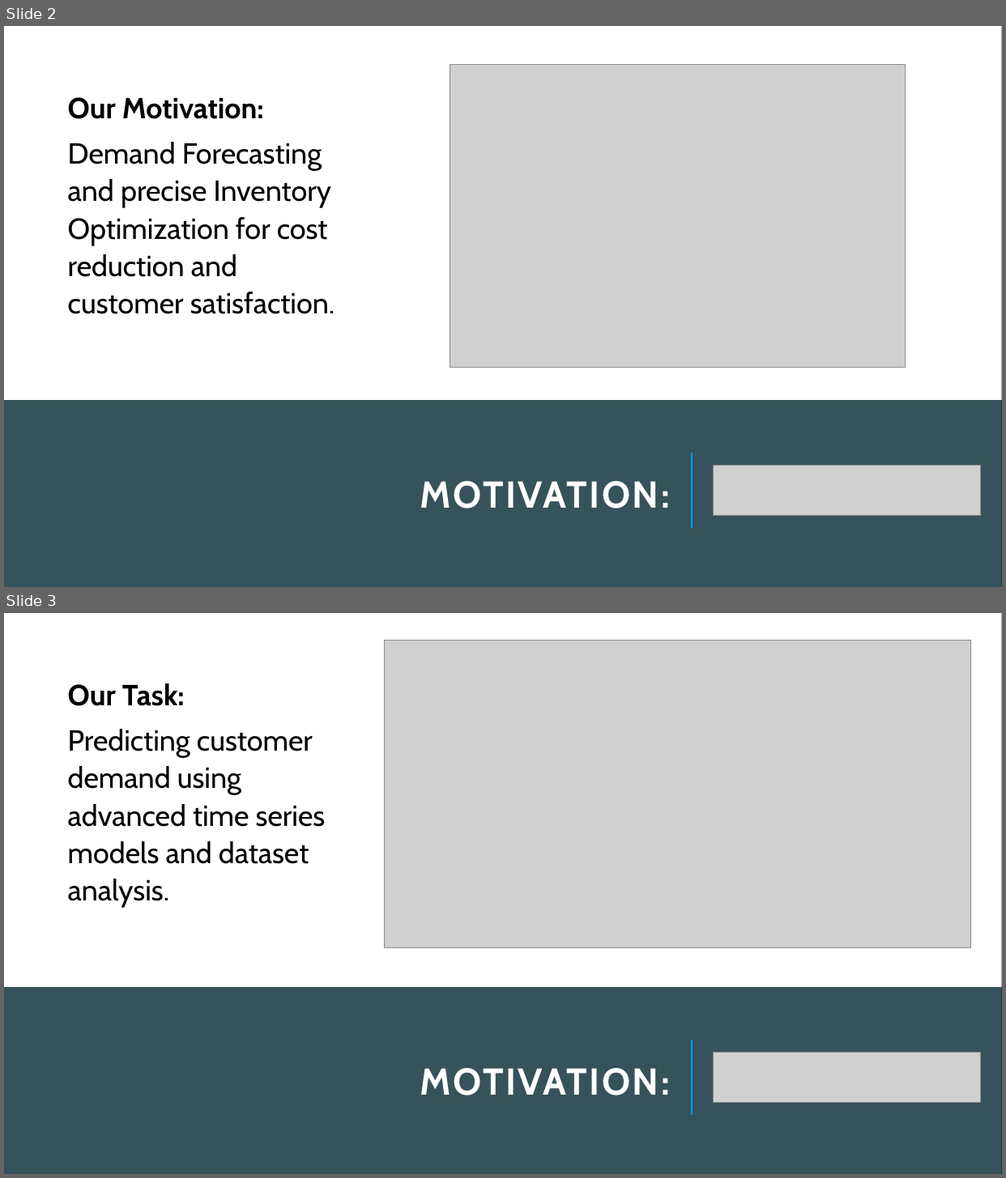
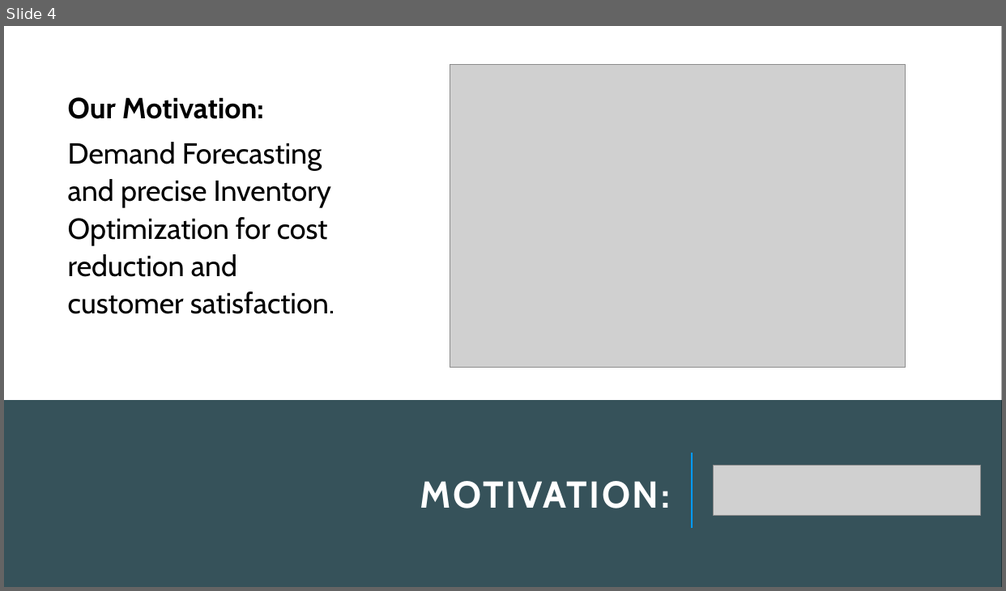
Before and after one commit to latleger/LHL-Project-Final, a slide deck: presentation/Presentation.pptm. Shown one above the other, each under a label of ours: slides 2 and 3 before the commit, slide 4 after it. The pictures are 1006x1178 and 1006x591 pixels, drawn with LibreOffice and Linux fonts; fonts in the diff are those of the drawing; grey boxes stand for pictures. Boxes give left, top, right and bottom in pixels: in the first picture for what was removed or moved away, otherwise in the second. Text is boxed around its words. In the diff, an @@ line names an element or a change of style, - is before the commit and + after.

```diff
--- a/presentation/Presentation.pptm
+++ b/presentation/Presentation.pptm
@@ slide 3 removed at bbox=[4, 613, 1002, 1174], background #000000 @@
@@ rectangle removed at bbox=[4, 613, 1002, 987] @@
@@ picture removed at bbox=[385, 640, 971, 948] @@
@@ text removed at bbox=[68, 683, 326, 908] @@
-Our Task:
-Predicting customer demand using advanced time series models and dataset analysis.
@@ rectangle removed at bbox=[4, 987, 1002, 1174] @@
@@ line removed from (692, 1115) to (692, 1041) @@
@@ title removed at bbox=[420, 1068, 670, 1096] @@
-MOTIVATION:
@@ picture removed at bbox=[714, 1053, 981, 1103] @@
@@ what was slide 2 is now slide 4 @@
```
Also in this commit, not shown: 4 slides changed, 3 slides added, 3 other slides removed, 2 other files.
